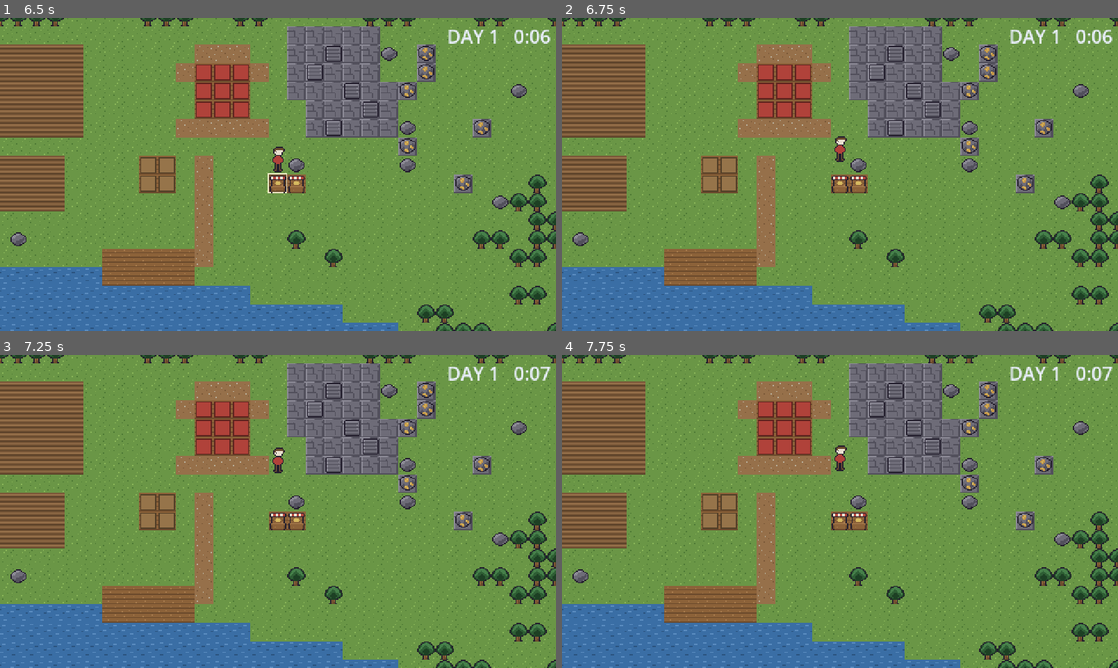
Above: before the commit, frames 1-4 (two rows, left to right).
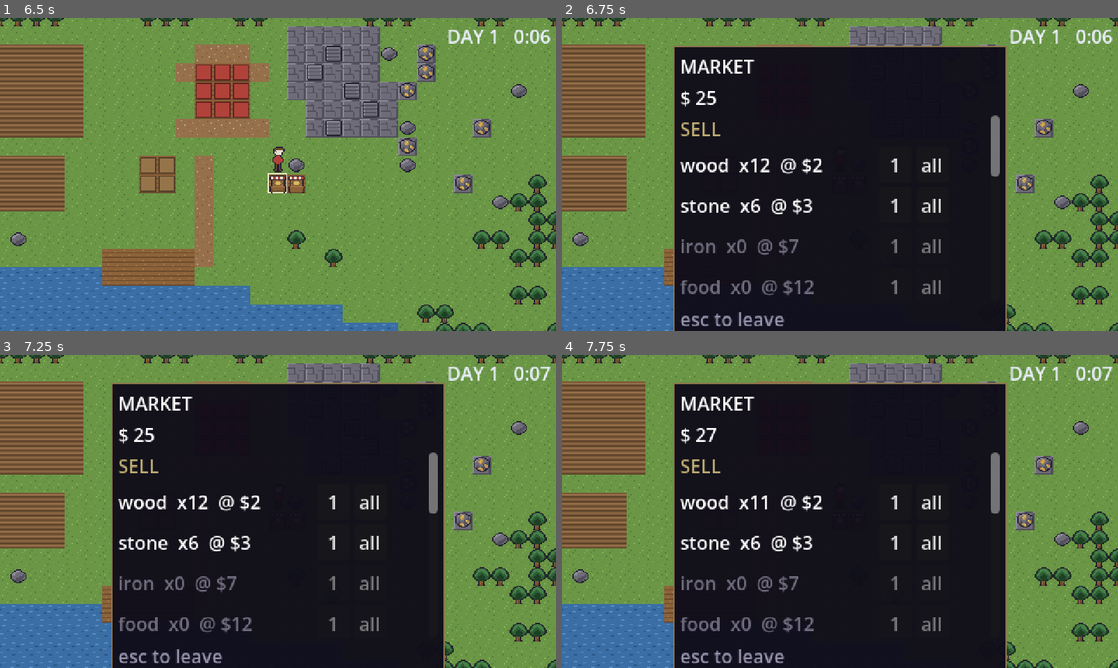
Above: after the commit, the same moments.

Repository: TiagoHelel/harvest_the_night
Game: Godot game, scene res://scenes/Main.tscn
Two runs of this game, one before a commit and one after it. Both use one fixed random seed, a clock stepped at 60 frames per second and the inputs below.
Inputs (mouse positions are in pixels of both pictures, inside the frame that each line leads up to):
- Up to frame 1 (6.5 s): tap Enter at 0.5, 3.5 s; move the mouse to (400, 158) at 0.52 s; hold D (move_right) 0.53-1.25 s; tap Space (interact) at 0.6, 2, 2.1, 3.6, 5, 5.1 s; click (400, 158) at 0.67 s; drag from (166, 190) to (250, 237) at 1.27 s; move the mouse to (333, 105) at 2.02 s; hold D (move_right) 2.03-2.75 s; click (333, 105) at 2.17 s; drag from (250, 237) to (111, 127) at 2.77 s; move the mouse to (444, 221) at 3.52 s; hold A (move_left) 3.53-4.25 s; click (444, 221) at 3.67 s; tap Escape (cancel) at 4.15 s; drag from (111, 127) to (194, 96) at 4.27 s; move the mouse to (305, 174) at 5.02 s; hold S (move_down) 5.03-5.75 s; click (305, 174) at 5.17 s; drag from (194, 96) to (166, 190) at 5.77 s
- Up to frame 2 (6.75 s): tap Enter at 6.5 s; move the mouse to (962, 158) at 6.52 s; hold W (move_up) from 6.53 s (still down); tap Space (interact) at 6.6 s; click (962, 158) at 6.67 s
- Up to frame 3 (7.25 s): keep holding W (move_up)
- Up to frame 4 (7.75 s): release W (move_up) at 7.25 s; click (895, 502) at 7.25 s, where only the run after the commit has a clickable "1"

Frame 1 is identical in both runs. In frame 2, 54% of the frame differs, in the area x 20-80%, y 8-100%; in frame 3, 54%; in frame 4, 54%.

Commit message:
0020 The shop: sell and buy
A stall that takes anything sellable and sells materials back at a markup, with
a panel that pauses nothing. open_panel lives in core, so shopping is a fact
about the game rather than about a node.

Fixes the trade action repeating: escape closed the panel and the next tick
reopened it. Verbs are now work, which repeats, or one-shot, which does not.

Sim hash 865751178 -> 684454707.

Co-Authored-By: Claude Opus 5 <noreply@anthropic.com>

Diff:
--- a/scenes/Main.tscn
+++ b/scenes/Main.tscn
@@ -1,9 +1,10 @@
-[gd_scene load_steps=5 format=3]
+[gd_scene load_steps=6 format=3]
 
 [ext_resource type="Script" path="res://src/ui/main.gd" id="1_main"]
 [ext_resource type="Script" path="res://src/ui/sim_driver.gd" id="2_driver"]
 [ext_resource type="Script" path="res://src/ui/debug_overlay.gd" id="3_debug"]
 [ext_resource type="PackedScene" path="res://scenes/World.tscn" id="4_world"]
+[ext_resource type="Script" path="res://src/ui/shop_panel.gd" id="5_shop"]
 
 [node name="Main" type="Node"]
 script = ExtResource("1_main")
@@ -39,6 +40,16 @@
 text = "DAY 1"
 horizontal_alignment = 2
 
+[node name="ShopPanel" type="Control" parent="UI/Screen"]
+unique_name_in_owner = true
+layout_mode = 1
+anchors_preset = 15
+anchor_right = 1.0
+anchor_bottom = 1.0
+grow_horizontal = 2
+grow_vertical = 2
+script = ExtResource("5_shop")
+
 [node name="SimDriver" type="Node" parent="."]
 unique_name_in_owner = true
 script = ExtResource("2_driver")
--- a/src/core/interact.gd
+++ b/src/core/interact.gd
@@ -78,6 +78,22 @@
 	return int(DEFAULT_TICKS.get(verb, GameData.SECONDS))
 
 
+## Whether holding the key keeps doing it.
+##
+## **True for work, false for anything that opens something.** Chopping a tree
+## should be one held key rather than four presses, so `Player` restarts the
+## action while the cell still offers the same verb. Opening the stall through
+## that loop meant the panel reopened on the tick after the player closed it -
+## escape worked, and then a tick later it had not. Found by input_check.
+static func repeats(verb: StringName) -> bool:
+	return not ONE_SHOT.has(verb)
+
+
+## Verbs that happen once per press. They do not change what the cell offers,
+## so without this they would happen for ever.
+const ONE_SHOT: Array = [&"trade", &"craft"]
+
+
 ## The work is finished. Do whatever the verb means.
 ##
 ## One arm per verb, and an arm that belongs to a task the backlog has not
@@ -95,7 +111,7 @@
 		&"craft":
 			Crafting.start(state, cell, state["selected_recipe"])
 		&"trade":
-			pass        # task 0020 opens the shop panel
+			Shop.open(state)
 		_:
 			push_error("Interact.complete: nobody implements '%s'" % verb)
 
--- a/src/core/player.gd
+++ b/src/core/player.gd
@@ -61,6 +61,11 @@
 			# `{"verb": &"chop", "cell": [x, y], "left": n, "total": n}`
 			"action": {},
 		},
+		# Which panel is up: `&""`, `&"shop"`, and later the workshop and the
+		# tech tree. **Core owns this**, so "the player is shopping" is a fact
+		# about the game rather than about a node - which is what lets the
+		# autoplayer of task 0067 sell a day's wood with no window open.
+		"open_panel": &"",
 		# Written by the UI or the autoplayer, read by the tick, cleared by it.
 		"intent": {"move": [0, 0], "interact": false, "cancel": false},
 	}
@@ -112,6 +117,15 @@
 	var move: Array = intent["move"]
 	var dx := signi(int(move[0]))
 	var dy := signi(int(move[1]))
+
+	# **A panel takes the keys.** Walking away from a stall you are standing at
+	# would be a way to shop while running, and cancel is how you leave.
+	if StringName(state["open_panel"]) != &"":
+		if bool(intent.get("cancel", false)):
+			state["open_panel"] = &""
+		intent["interact"] = false
+		intent["cancel"] = false
+		return
 
 	if bool(intent.get("cancel", false)) or (dx != 0 or dy != 0):
 		# Walking away gives up on whatever was being done. Half a tree does
@@ -218,10 +232,13 @@
 	if int(action["left"]) > 0:
 		return
 
-	Interact.complete(state, at, action["verb"])
+	var verb: StringName = StringName(action["verb"])
+	Interact.complete(state, at, verb)
 	# Keep going on the same target while it still offers the same verb, so
-	# chopping a tree is one held key rather than four presses.
-	if Interact.verb_at(state, at) == action["verb"]:
+	# chopping a tree is one held key rather than four presses - but only for
+	# verbs that are work. A trade does not change what the stall offers, so
+	# repeating it reopened the panel on the tick after it was closed.
+	if Interact.repeats(verb) and Interact.verb_at(state, at) == verb:
 		action["left"] = int(action["total"])
 	else:
 		_stop(state)
--- /dev/null
+++ b/src/core/shop.gd
@@ -0,0 +1,109 @@
+class_name Shop
+extends RefCounted
+
+## Money, and the first reason to care which resource you went and got.
+##
+## Selling is how a morning of chopping becomes a tower. Buying is the
+## emergency exit - and it is **always a bad deal on purpose**, because a shop
+## that could replace an afternoon at the rock face would quietly replace
+## playing the game.
+##
+## ## The panel is a state, not a screen
+##
+## `state["open_panel"]` says which panel the player has open. Core owns it, the
+## interact verb sets it and the cancel intent clears it, and `src/ui/` only
+## draws whatever it says. That keeps "the player is shopping" a fact about the
+## game rather than a fact about a node - which is what lets the autoplayer of
+## task 0067 sell a day's wood without a window being open.
+##
+## Nothing pauses. Crops grow and the workshop keeps working while the player
+## haggles, because `design.md` section 13 is about a farm that runs itself and
+## a shop that stopped the world would be the one place it did not.
+
+
+## What the stall will take off you, in the reference sheet's order.
+##
+## Money is not here - money does not sell for money - and neither is energy,
+## which is a rate rather than a stock.
+static func sellable() -> Array:
+	var out: Array = []
+	for id in GameData.RESOURCES:
+		if GameData.SELL_PRICE.has(id):
+			out.append(id)
+	return out
+
+
+## What the stall will sell you.
+##
+## Raw materials only, and at a markup: this is for the night you are three
+## stone short at dusk, not for a way to skip the day. Task 0040 stocks it
+## properly and gives it a daily limit.
+static func buyable() -> Array:
+	return [GameData.WOOD, GameData.STONE, GameData.IRON]
+
+
+static func sell_price(id: StringName) -> int:
+	return int(GameData.SELL_PRICE.get(id, 0))
+
+
+## What the stall charges. Always more than it pays, at every price, rounded up
+## so that the markup cannot vanish on a cheap item - `headless_check` asserts
+## the inequality for every sellable thing.
+static func buy_price(id: StringName) -> int:
+	return int(ceil(float(sell_price(id)) * GameData.BUY_MARKUP))
+
+
+static func is_open(state: Dictionary) -> bool:
+	return StringName(state["open_panel"]) == &"shop"
+
+
+## Open the stall. Called by `Interact.complete()` for the `trade` verb.
+static func open(state: Dictionary) -> void:
+	state["open_panel"] = &"shop"
+
+
+## Close whatever is open. The cancel intent does this; so does walking away.
+static func close(state: Dictionary) -> void:
+	state["open_panel"] = &""
+
+
+# ----------------------------------------------------------------- trading
+
+## Sell `n` of something. Returns the money made, or 0 when it will not happen.
+##
+## **All or nothing**: selling ten wood when you have four sells none of them
+## rather than four. A shop that quietly sold what it could would be a shop
+## that emptied your bag when you fumbled a number.
+static func sell(state: Dictionary, id: StringName, n: int) -> int:
+	if n <= 0 or not GameData.SELL_PRICE.has(id):
+		return 0
+	if not Resources.spend(state, id, n):
+		return 0
+	var paid := sell_price(id) * n
+	Resources.add(state, GameData.MONEY, paid)
+	return paid
+
+
+## Sell everything you have of one thing. The button people actually press.
+static func sell_all(state: Dictionary, id: StringName) -> int:
+	return sell(state, id, Resources.amount(state, id))
+
+
+## Buy `n` of something. False when there is not the money for all of it.
+static func buy(state: Dictionary, id: StringName, n: int) -> bool:
+	if n <= 0 or not buyable().has(id):
+		return false
+	var cost := buy_price(id) * n
+	if not Resources.pay(state, {GameData.MONEY: cost}):
+		return false
+	Resources.add(state, id, n)
+	return true
+
+
+## What a whole bag is worth, for the "sell everything" summary of task 0040
+## and for the autoplayer deciding whether a trip to the stall is worth it.
+static func value_of_stock(state: Dictionary) -> int:
+	var total := 0
+	for id in sellable():
+		total += sell_price(id) * Resources.amount(state, id)
+	return total
--- a/src/tools/headless_check.gd
+++ b/src/tools/headless_check.gd
@@ -32,7 +32,7 @@
 const WATCHDOG_SECONDS := 5.0
 
 ## How many `_task_NNNN_*` groups `_run()` is expected to finish.
-const GROUPS := 12
+const GROUPS := 13
 
 const SettingsScript := preload("res://src/app/settings.gd")
 
@@ -76,6 +76,7 @@
 	_task_0017_stone()
 	_task_0018_wheat()
 	_task_0019_workshop()
+	_task_0020_shop()
 
 
 func _finish() -> void:
@@ -1304,3 +1305,113 @@
 		"the press makes a resource, not a kit")
 
 	_completed += 1     # last line: an abandoned group never gets here
+
+
+## 0020 - the stall: selling is how a morning becomes a tower, and buying is
+## always a bad deal.
+func _task_0020_shop() -> void:
+	var state := State.create(91)
+	var stall: Vector2i = Farm.cells_with(state, &"shop")[0]
+
+	expect(Interact.verb_at(state, stall) == &"trade", "the stall offers trade")
+	expect(not Shop.is_open(state), "and nothing is open to begin with")
+	Interact.complete(state, stall, &"trade")
+	expect(Shop.is_open(state), "interacting opens it")
+
+	# **A panel takes the keys.** Walking away from a stall you are standing at
+	# would be a way to shop while running.
+	var before_cell := Player.cell(state)
+	var move: Array = (state["intent"] as Dictionary)["move"]
+	move[0] = 1
+	Sim.advance(state, 30)
+	expect(Player.cell(state) == before_cell,
+		"the player does not wander off while shopping",
+		"%s to %s" % [before_cell, Player.cell(state)])
+	expect(Shop.is_open(state), "and the panel is still up")
+
+	# **Nothing pauses.** design.md section 13 is about a farm that runs
+	# itself, and a shop that stopped the world would be the one place it did
+	# not.
+	var plot: Vector2i = Farm.cells_of(state, Farm.Terrain.SOIL)[0]
+	Interact.complete(state, plot, &"till")
+	Interact.complete(state, plot, &"plant")
+	var growth_before := int(Farming.plot(state, plot)["growth"])
+	Sim.advance(state, 60)
+	expect(int(Farming.plot(state, plot)["growth"]) == growth_before + 60,
+		"the wheat kept growing while the player haggled",
+		str(Farming.plot(state, plot)["growth"]))
+
+	move[0] = 0
+	(state["intent"] as Dictionary)["cancel"] = true
+	Sim.advance(state, 1)
+	expect(not Shop.is_open(state), "cancel closes it")
+
+	# **Selling ten wood pays exactly ten times the listed price.**
+	var trader := State.create(92)
+	Resources.add(trader, GameData.WOOD, 10)
+	var wood_price := Shop.sell_price(GameData.WOOD)
+	var money_before := Resources.amount(trader, GameData.MONEY)
+	var wood_before := Resources.amount(trader, GameData.WOOD)
+	var paid := Shop.sell(trader, GameData.WOOD, 10)
+	expect(paid == wood_price * 10, "ten wood pays ten times the price",
+		"%d for %d each" % [paid, wood_price])
+	expect(Resources.amount(trader, GameData.MONEY) == money_before + paid,
+		"through the ledger")
+	expect(Resources.amount(trader, GameData.WOOD) == wood_before - 10,
+		"and the wood is gone")
+
+	# **All or nothing.** A shop that quietly sold what it could would empty
+	# your bag when you fumbled a number.
+	Resources.spend(trader, GameData.WOOD,
+		Resources.amount(trader, GameData.WOOD))
+	Resources.add(trader, GameData.WOOD, 4)
+	var hash_before := State.hash_of(trader)
+	expect(Shop.sell(trader, GameData.WOOD, 10) == 0,
+		"selling more than you have sells none of it")
+	expect(State.hash_of(trader) == hash_before, "and changes nothing at all")
+	expect(Shop.sell_all(trader, GameData.WOOD) == wood_price * 4,
+		"while sell-all sells what is there")
+
+	# Money does not sell for money, and neither does energy.
+	expect(not Shop.sellable().has(GameData.MONEY), "money is not sellable")
+	expect(not Shop.sellable().has(GameData.ENERGY), "nor is energy")
+	expect(Shop.sell(trader, GameData.MONEY, 1) == 0,
+		"and trying is refused")
+
+	# **Buying is always worse than going and getting it.** At every price, or
+	# money quietly replaces playing the game.
+	for id in Shop.sellable():
+		expect(Shop.buy_price(id) > Shop.sell_price(id),
+			"%s costs more to buy than it pays to sell" % id,
+			"%d buy, %d sell" % [Shop.buy_price(id), Shop.sell_price(id)])
+
+	var buyer := State.create(93)
+	Resources.add(buyer, GameData.MONEY, 1000)
+	var stone_before := Resources.amount(buyer, GameData.STONE)
+	var cost := Shop.buy_price(GameData.STONE) * 5
+	var purse := Resources.amount(buyer, GameData.MONEY)
+	expect(Shop.buy(buyer, GameData.STONE, 5), "five stone can be bought")
+	expect(Resources.amount(buyer, GameData.STONE) == stone_before + 5,
+		"and arrive")
+	expect(Resources.amount(buyer, GameData.MONEY) == purse - cost,
+		"at the price on the label",
+		str(Resources.amount(buyer, GameData.MONEY)))
+
+	# **The shop refuses rather than going negative.**
+	var broke := State.create(94)
+	Resources.spend(broke, GameData.MONEY,
+		Resources.amount(broke, GameData.MONEY))
+	var broke_hash := State.hash_of(broke)
+	expect(not Shop.buy(broke, GameData.IRON, 1),
+		"with no money nothing is bought")
+	expect(State.hash_of(broke) == broke_hash, "and nothing moves")
+	expect(Resources.amount(broke, GameData.MONEY) == 0,
+		"least of all the money", str(Resources.amount(broke, GameData.MONEY)))
+
+	# Buy then sell always loses. The round trip has to be a loss at every
+	# price or there is a money printer on the farm.
+	for id in Shop.buyable():
+		expect(Shop.buy_price(id) > Shop.sell_price(id),
+			"buying %s and selling it back loses money" % id)
+
+	_completed += 1     # last line: an abandoned group never gets here
--- a/src/tools/input_check.gd
+++ b/src/tools/input_check.gd
@@ -34,7 +34,7 @@
 
 ## How many `_case_NNNN_*` functions `_run()` is expected to finish.
 ## **Adding a case means bumping this.**
-const CASES := 4
+const CASES := 5
 
 var passed := 0
 var failed := 0
@@ -68,6 +68,7 @@
 	await _case_0012_debug_overlay()
 	await _case_0013_world_view()
 	await _case_0015_player()
+	await _case_0020_shop()
 	_finish()
 
 
@@ -497,6 +498,80 @@
 	return n
 
 
+## 0020 - the stall, through the real panel: open it, sell something, leave.
+func _case_0020_shop() -> void:
+	await open_scene(MAIN_SCENE)
+	var driver: SimDriver = require_control("SimDriver")
+	var panel: ShopPanel = require_control("ShopPanel")
+	if driver == null or panel == null:
+		_completed += 1
+		await close_scene()
+		return
+
+	var state := driver.state
+	expect(not panel.visible, "the panel starts closed")
+
+	# Stand at the stall and press interact, the way a player would.
+	var stall: Vector2i = Farm.cells_with(state, &"shop")[0]
+	var beside := _walkable_neighbour(state, stall)
+	expect(beside != Vector2i(-1, -1), "the stall can be stood next to")
+	if beside == Vector2i(-1, -1):
+		_completed += 1
+		await close_scene()
+		return
+
+	driver.running = false
+	await frames(2)
+	var who: Dictionary = state["player"]
+	who["pos"] = [beside.x * Player.SUBTILE + Player.SUBTILE / 2,
+		beside.y * Player.SUBTILE + Player.SUBTILE / 2]
+	who["facing"] = _facing_from(beside, stall)
+	Resources.add(state, GameData.WOOD, 12)
+	driver.running = true
+	await frames(3)
+
+	expect(Player.target(state) == stall, "the stall is the target",
+		str(Player.target(state)))
+	await hold_key(KEY_SPACE, 4)
+	await frames(20)
+	expect(panel.visible, "pressing interact opens the panel")
+
+	# Sell, by clicking the button a player would click.
+	var wood_before := Resources.amount(state, GameData.WOOD)
+	var money_before := Resources.amount(state, GameData.MONEY)
+	await click_control("sell_one_wood")
+	await frames(4)
+	expect(Resources.amount(state, GameData.WOOD) == wood_before - 1,
+		"clicking sell sells one", str(Resources.amount(state, GameData.WOOD)))
+	expect(Resources.amount(state, GameData.MONEY)
+		== money_before + Shop.sell_price(GameData.WOOD),
+		"and pays for it", str(Resources.amount(state, GameData.MONEY)))
+
+	await click_control("sell_all_wood")
+	await frames(4)
+	expect(Resources.amount(state, GameData.WOOD) == 0,
+		"and sell-all empties the bag",
+		str(Resources.amount(state, GameData.WOOD)))
+
+	# A row with nothing behind it is shown and refuses to be pressed.
+	var button := locate_control("sell_one_wood")
+	expect(button != null and button.disabled,
+		"a row with none left is greyed rather than gone")
+
+	# Leaving.
+	await hold_key(KEY_ESCAPE, 4)
+	await frames(20)
+	expect(not panel.visible, "escape closes it")
+	# **And it stays closed.** The trade action used to repeat, so the panel
+	# reopened on the tick after it was shut.
+	await frames(30)
+	expect(not panel.visible, "and stays closed a second later")
+	expect(not Shop.is_open(state), "and the game agrees it is closed")
+
+	await close_scene()
+	_completed += 1     # last line: an abandoned case never gets here
+
+
 # ----------------------------------------------------------------- the helpers
 
 ## Put a scene up and let it settle. Every case starts with one, so no case can
--- a/src/ui/main.gd
+++ b/src/ui/main.gd
@@ -31,6 +31,7 @@
 
 @onready var _clock: Label = %Clock
 @onready var _world: WorldView = %WorldView
+@onready var _shop: ShopPanel = %ShopPanel
 @onready var _player_view: PlayerView = %WorldView/Occupants/PlayerView
 @onready var _driver: SimDriver = %SimDriver
 @onready var _debug: CanvasLayer = %DebugOverlay
@@ -44,6 +45,7 @@
 
 	_world.show_state(_driver.state)
 	_player_view.show_state(_driver.state)
+	_shop.show_state(_driver.state)
 	_world.look_at_cell(Player.cell(_driver.state))
 
 	# The overlay is handed its driver rather than going looking for one: a
@@ -72,7 +74,8 @@
 	if _just_pressed(&"cancel"):
 		intent["cancel"] = true
 
-	_world.highlight(_target_cell())
+	_world.highlight(Vector2i(-1, -1) if Shop.is_open(_driver.state)
+		else _target_cell())
 	_world.look_at_cell(Player.cell(_driver.state))
 
 
--- /dev/null
+++ b/src/ui/shop_panel.gd
@@ -0,0 +1,173 @@
+class_name ShopPanel
+extends Control
+
+## The stall, drawn.
+##
+## It reads `Shop` for everything and writes nothing except through `Shop`'s own
+## functions, which go through the ledger. There is no arithmetic in this file:
+## a price shown here and a price charged by the rules would be two numbers that
+## could disagree, and the one the player believes is the one on screen.
+##
+## Task 0081 gives it the game's theme and task 0040 gives it tabs, stock and a
+## daily limit. What it has to be today is honest and usable.
+
+## Emitted when the player closes it, so the screen can put the keys back.
+signal closed
+
+const ROW_HEIGHT := 14
+
+var _state: Dictionary = {}
+var _rows: VBoxContainer
+var _money: Label
+var _built_for := -1        # the money total the rows were last drawn against
+
+
+func _ready() -> void:
+	visible = false
+	mouse_filter = Control.MOUSE_FILTER_STOP     # it is a panel; it eats clicks
+	set_anchors_preset(Control.PRESET_CENTER)
+
+	var frame := PanelContainer.new()
+	frame.name = "Frame"
+	frame.position = Vector2(96, 24)
+	frame.custom_minimum_size = Vector2(288, 222)
+	var box := StyleBoxFlat.new()
+	box.bg_color = Color(0.06, 0.05, 0.10, 0.96)
+	box.border_color = Color(0.55, 0.45, 0.30)
+	box.set_border_width_all(1)
+	box.set_content_margin_all(6)
+	frame.add_theme_stylebox_override("panel", box)
+	add_child(frame)
+
+	var column := VBoxContainer.new()
+	column.name = "Column"
+	frame.add_child(column)
+
+	var title := Label.new()
+	title.name = "Title"
+	title.text = "MARKET"
+	column.add_child(title)
+
+	_money = Label.new()
+	_money.name = "Money"
+	column.add_child(_money)
+
+	var scroll := ScrollContainer.new()
+	scroll.name = "Scroll"
+	scroll.custom_minimum_size = Vector2(276, 160)
+	column.add_child(scroll)
+
+	_rows = VBoxContainer.new()
+	_rows.name = "Rows"
+	scroll.add_child(_rows)
+
+	var hint := Label.new()
+	hint.name = "Hint"
+	hint.text = "esc to leave"
+	hint.modulate = Color(0.6, 0.58, 0.68)
+	column.add_child(hint)
+
+
+func show_state(state: Dictionary) -> void:
+	_state = state
+
+
+func _process(_delta: float) -> void:
+	if _state.is_empty():
+		return
+	var should_be_open := Shop.is_open(_state)
+	if should_be_open != visible:
+		visible = should_be_open
+		if visible:
+			_build()
+		else:
+			closed.emit()
+	if not visible:
+		return
+
+	# Prices never change, but what the player holds does - and a row that said
+	# "sell 12 wood" after you had sold it would be a lie the panel told.
+	var signature := Resources.amount(_state, GameData.MONEY) \
+		+ Shop.value_of_stock(_state) * 1000
+	if signature != _built_for:
+		_build()
+
+
+func _build() -> void:
+	_built_for = Resources.amount(_state, GameData.MONEY) \
+		+ Shop.value_of_stock(_state) * 1000
+	_money.text = "$ %d" % Resources.amount(_state, GameData.MONEY)
+
+	for child in _rows.get_children():
+		child.queue_free()
+
+	_heading("SELL")
+	for id in Shop.sellable():
+		_sell_row(id)
+
+	_heading("BUY")
+	for id in Shop.buyable():
+		_buy_row(id)
+
+
+func _heading(text: String) -> void:
+	var label := Label.new()
+	label.text = text
+	label.modulate = Color(0.75, 0.68, 0.45)
+	_rows.add_child(label)
+
+
+func _sell_row(id: StringName) -> void:
+	var held := Resources.amount(_state, id)
+	var row := HBoxContainer.new()
+	row.name = "sell_%s" % id
+	row.custom_minimum_size = Vector2(0, ROW_HEIGHT)
+	_rows.add_child(row)
+
+	var label := Label.new()
+	label.text = "%s  x%d  @ $%d" % [id, held, Shop.sell_price(id)]
+	label.custom_minimum_size = Vector2(168, 0)
+	# **Shown, not hidden**, when there is none: the list is also how a player
+	# learns what this farm produces and what it is worth.
+	label.modulate = Color(1, 1, 1) if held > 0 else Color(0.45, 0.43, 0.5)
+	row.add_child(label)
+
+	row.add_child(_button("sell_one_%s" % id, "1", held > 0,
+		func() -> void: Shop.sell(_state, id, 1)))
+	row.add_child(_button("sell_all_%s" % id, "all", held > 0,
+		func() -> void: Shop.sell_all(_state, id)))
+
+
+func _buy_row(id: StringName) -> void:
+	var price := Shop.buy_price(id)
+	var afford := Resources.amount(_state, GameData.MONEY) >= price
+	var row := HBoxContainer.new()
+	row.name = "buy_%s" % id
+	row.custom_minimum_size = Vector2(0, ROW_HEIGHT)
+	_rows.add_child(row)
+
+	var label := Label.new()
+	label.text = "%s  @ $%d" % [id, price]
+	label.custom_minimum_size = Vector2(168, 0)
+	label.modulate = Color(1, 1, 1) if afford else Color(0.45, 0.43, 0.5)
+	row.add_child(label)
+
+	row.add_child(_button("buy_one_%s" % id, "1", afford,
+		func() -> void: Shop.buy(_state, id, 1)))
+	row.add_child(_button("buy_five_%s" % id, "5",
+		Resources.amount(_state, GameData.MONEY) >= price * 5,
+		func() -> void: Shop.buy(_state, id, 5)))
+
+
+## A button that is greyed rather than missing when it cannot be pressed, and
+## **named**, because `input_check` finds it by name and a button nothing can
+## find is a button nothing tests.
+func _button(button_name: String, text: String, enabled: bool,
+		action: Callable) -> Button:
+	var button := Button.new()
+	button.name = button_name
+	button.text = text
+	button.disabled = not enabled
+	button.custom_minimum_size = Vector2(28, ROW_HEIGHT)
+	button.pressed.connect(action)
+	return button
Not shown, added: src/core/shop.gd.uid
Not shown, added: src/ui/shop_panel.gd.uid
Not shown, changed: tools/determinism_sim_hash.txt
Not shown, changed: implementation/BACKLOG.md
Not shown, changed: implementation/PROGRESS.md
Not shown, changed: implementation/prompts/0020-shop.md
